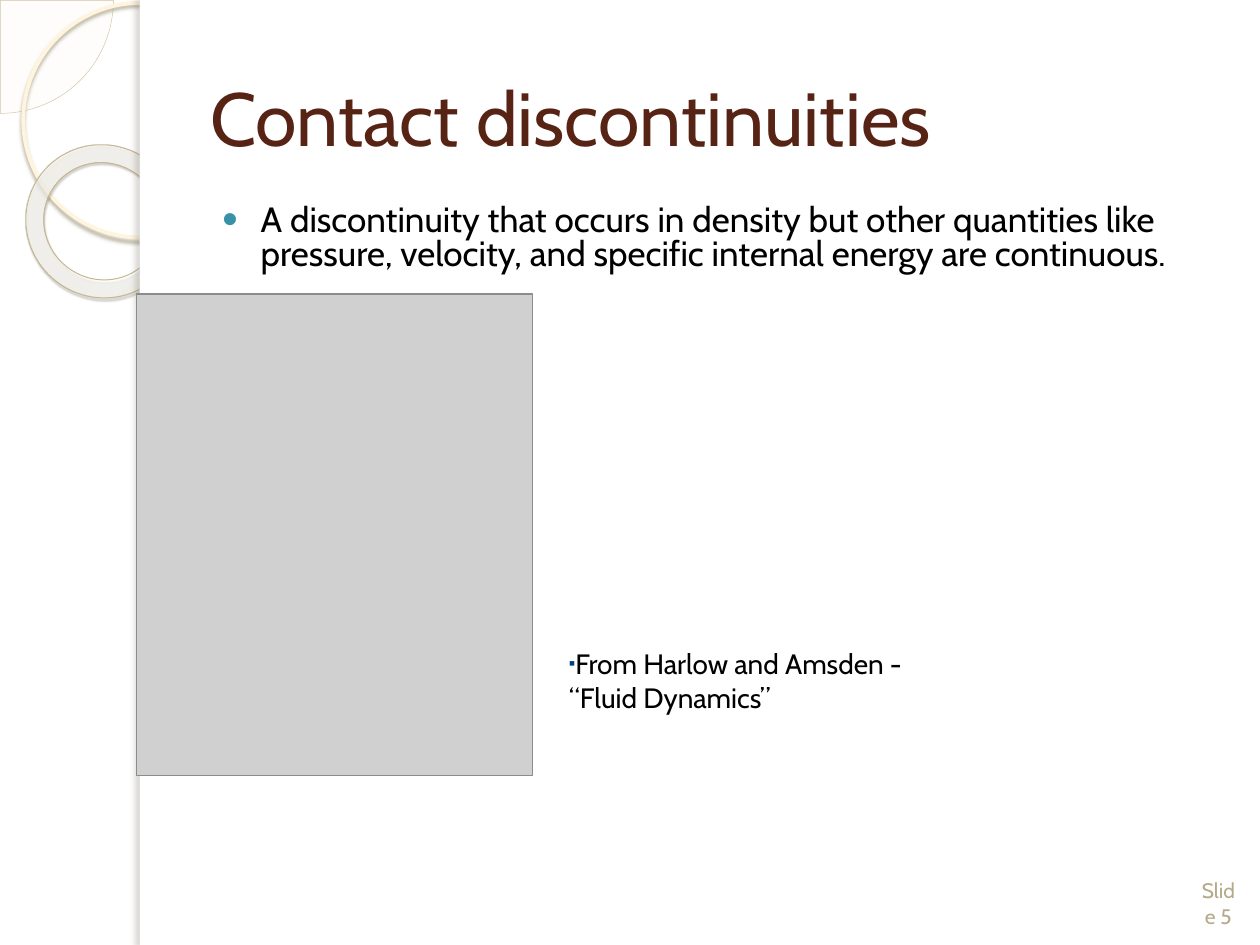
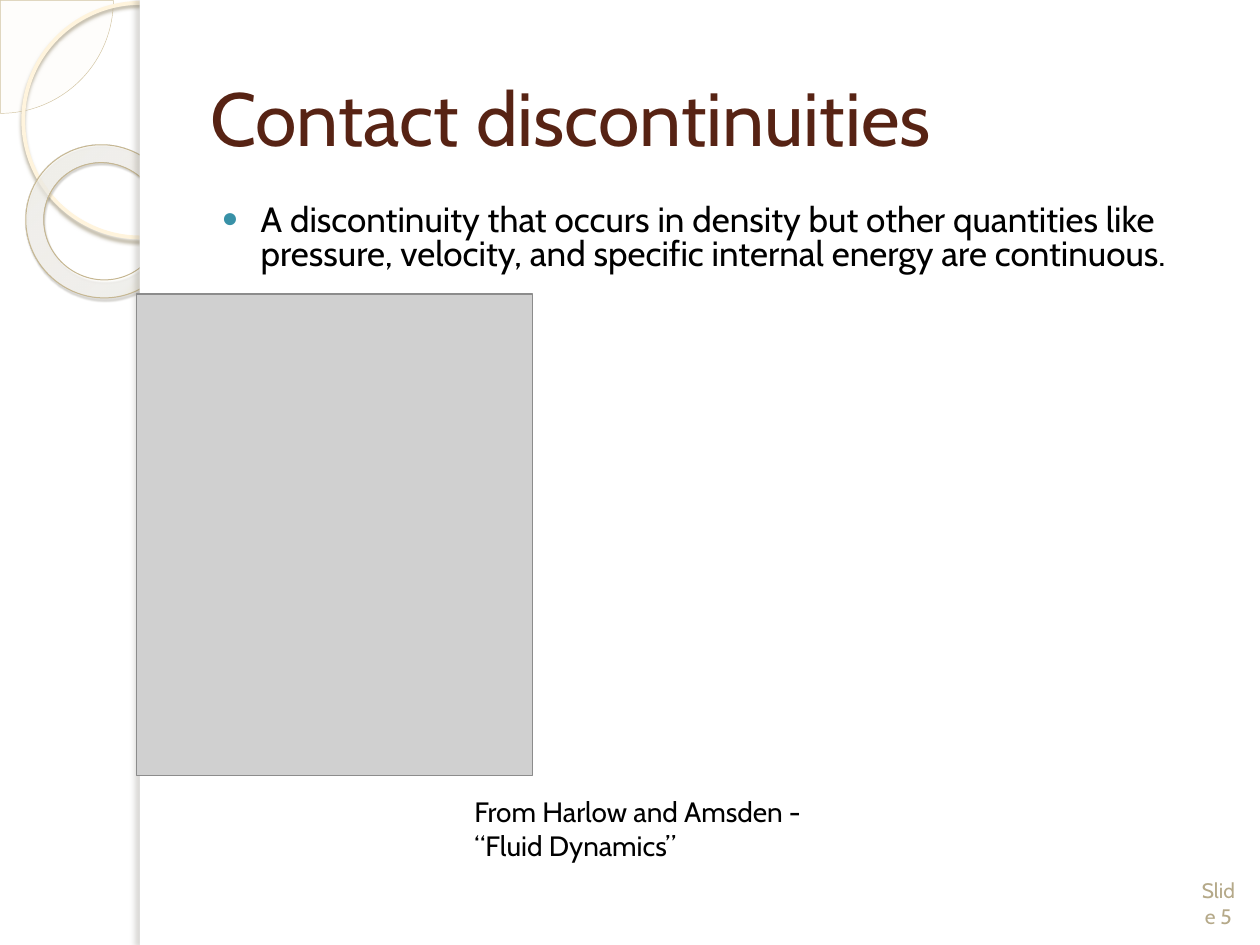
Before and after one commit to wmatern/summer_LANL, a slide deck: slide 5 of Final Research Presentation/Will_Additions.pptx. Drawn at 1260x945 pixels with LibreOffice and Linux fonts; fonts in the diff are those of the drawing; grey boxes stand for pictures; background and template pictures are left out. Boxes give left, top, right and bottom in pixels: in the first picture for what was removed or moved away, otherwise in the second. Text is boxed around its words. In the diff, an @@ line names an element or a change of style, - is before the commit and + after.

```diff
--- a/Final Research Presentation/Will_Additions.pptx
+++ b/Final Research Presentation/Will_Additions.pptx
@@ text "From Harlow and Amsden - ...": place and size @@
-text "From Harlow and Amsden - ..." at (569,653,884,714)
+text "From Harlow and Amsden - ..." at (474,801,783,862)
@@ text "From Harlow and Amsden - ..." at (474,801,783,862): bullet ▪ to none @@
```
Also in this commit, not shown: 2 other slides changed, 6 other files.
